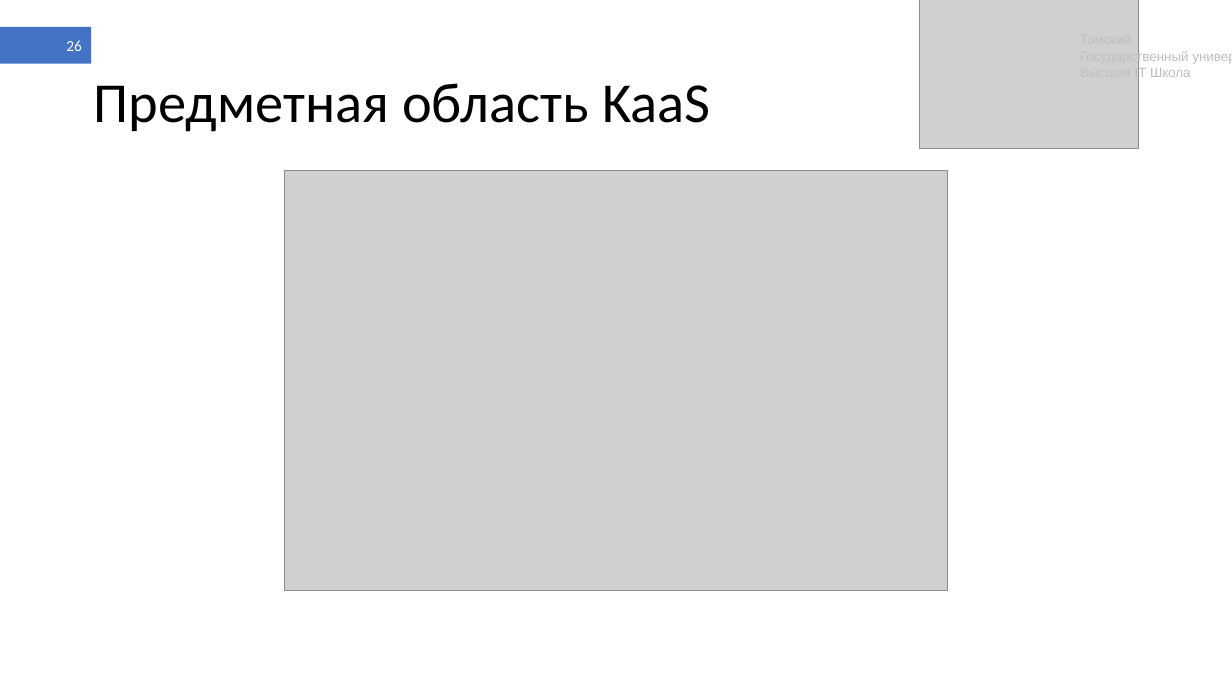
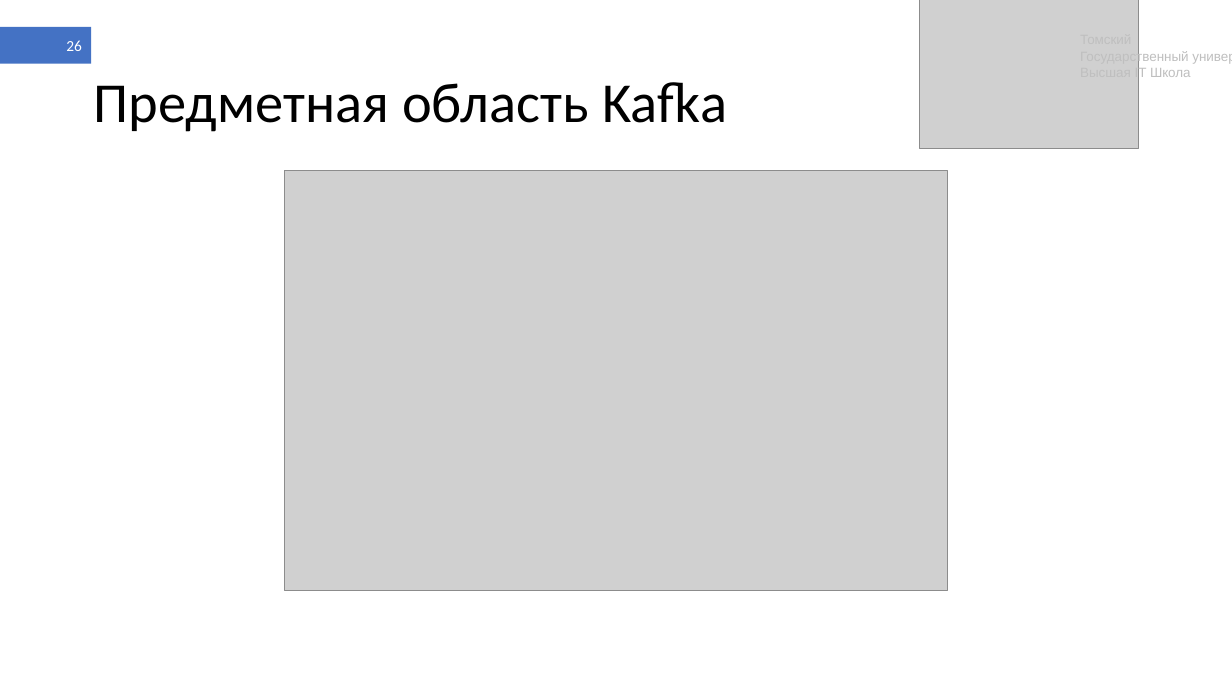
Before and after one commit to shameoff/GraduateWork, a slide deck: slide 26 of Презентация ВКР (в шаблоне).pptx. Drawn at 1232x693 pixels with LibreOffice and Linux fonts; fonts in the diff are those of the drawing; grey boxes stand for pictures. Boxes give left, top, right and bottom in pixels: in the first picture for what was removed or moved away, otherwise in the second. Text is boxed around its words. In the diff, an @@ line names an element or a change of style, - is before the commit and + after.

```diff
--- a/Презентация ВКР (в шаблоне).pptx
+++ b/Презентация ВКР (в шаблоне).pptx
@@ title at bbox=[94, 82, 727, 132]: text changed @@
-Предметная область KaaS
+Предметная область Kafka
```
Also in this commit, not shown: 11 other slides changed, 5 slides added, 9 slides removed, 2 other files.
